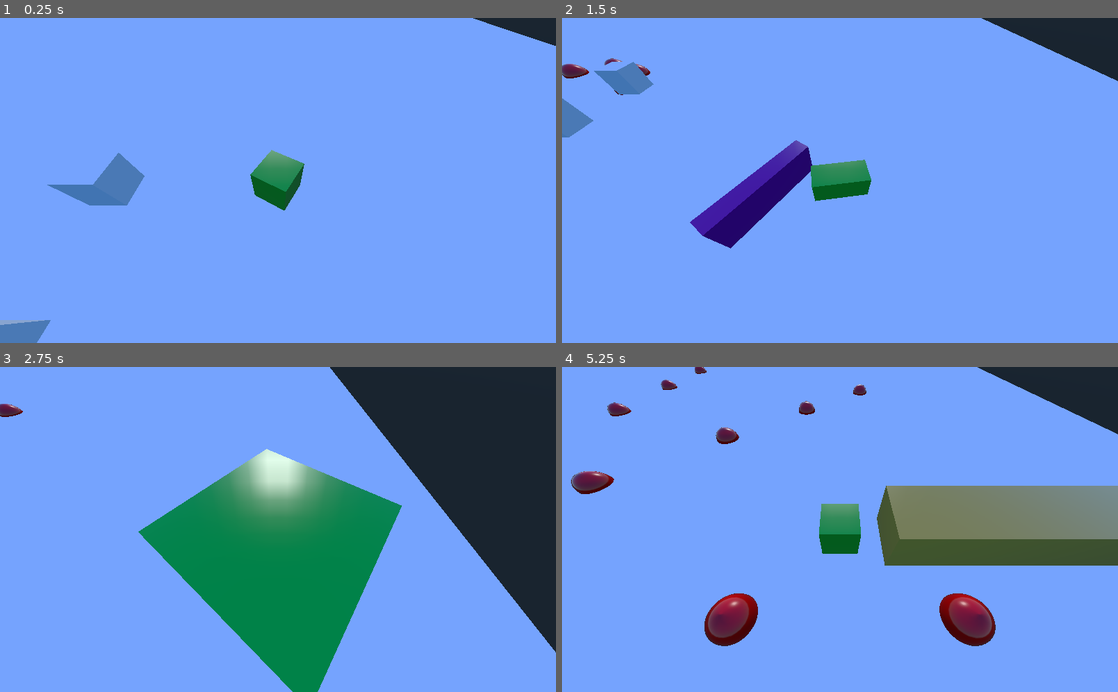
Above: before the commit, frames 1-4 (two rows, left to right).
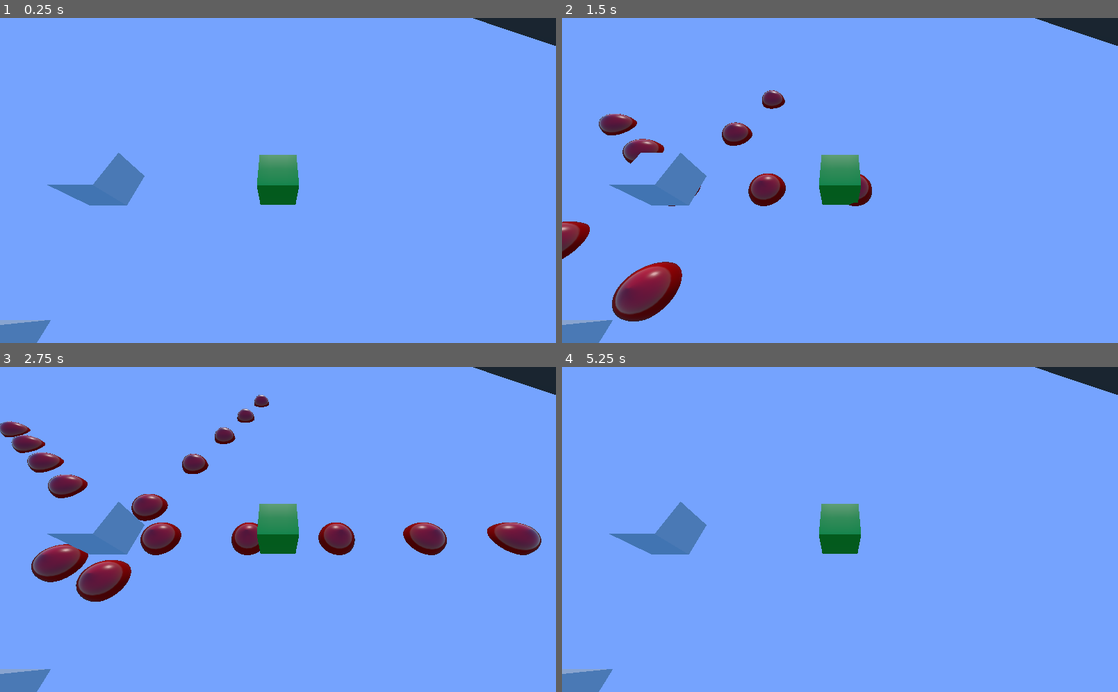
Above: after the commit, the same moments.

Repository: Siponen/HackSlashRPG
Game: Godot game, scene res://main.tscn
The game is run twice, just before and just after one commit, with the same random seed, the same clock (stepped at 60 frames per second) and the same inputs.
Inputs (mouse positions are in pixels of both pictures, inside the frame that each line leads up to):
- Up to frame 1 (0.25 s): no input
- Up to frame 2 (1.5 s): tap Enter at 0.5 s; move the mouse to (962, 164) at 0.52 s; press the mouse at (962, 164) at 0.53 s; hold D (move_right) 0.53-1.28 s; tap Space (dodge) at 0.8, 1.35 s; move the mouse to (728, 196) at 1.27 s; release the mouse at (728, 196) at 1.28 s; hold S (move_down) from 1.28 s (still down)
- Up to frame 3 (2.75 s): right-click (166, 545) at 1.55 s; move the mouse to (333, 458) at 2.02 s; release S (move_down) at 2.03 s; hold D (move_right) from 2.03 s (still down); right-click (333, 458) at 2.1 s; tap O (play_anim) at 2.3 s
- Up to frame 4 (5.25 s): move the mouse to (812, 594) at 2.77 s; release D (move_right) at 2.78 s; hold W (move_up) 2.78-3.53 s; tap O (play_anim) at 2.85 s; click (812, 594) at 3.05 s; move the mouse to (1006, 578) at 3.52 s; press the mouse at (1006, 578) at 3.53 s; hold A (move_left) 3.53-5.03 s; tap Space (dodge) at 3.8, 4.35 s; move the mouse to (673, 480) at 4.27 s; release the mouse at (673, 480) at 4.28 s; right-click (673, 480) at 4.55 s; move the mouse to (867, 529) at 5.02 s; hold S (move_down) from 5.03 s (still down); right-click (867, 529) at 5.1 s

The runs differ from the first frame. In frame 1, 0.4% of the frame differs, in the area x 45-55%, y 40-60%; in frame 2, 12%; in frame 3, 42%, in the area x 0-100%, y 0-100%; in frame 4, 18%.
Error after the commit: Parse Error: Too few arguments for "set_collision_layer_bit()" call. Expected at least 2. (res://Player.gd:49)

Commit message:
Add attack cancelling, interuppting any attack into a roll/dodge/counter/block

Diff:
--- a/Ability.gd
+++ /dev/null
@@ -1,23 +0,0 @@
-extends Spatial
-
-var attackName
-var animPlayer
-var cooldown = 0
-var timer = 0
-var onCooldown = false
-
-func _init(_attackName, _cooldownTime):
-	attackName = _attackName
-	cooldown = _cooldownTime
-
-func _process(delta):
-	if onCooldown:
-		timer += delta
-		if timer >= cooldown:
-			onCooldown = false
-			timer = 0
-
-func setOnCooldown():
-	timer = 0
-	onCooldown = true
-	pass
--- a/Boss.gd
+++ b/Boss.gd
@@ -24,9 +24,6 @@
 var nextAction
 var currentAction
 
-#Bullets
-var Bullet = preload("res://assets/prefabs/Bullet.tscn")
-
 signal on_hit
 signal on_stun
 signal on_death
@@ -37,48 +34,13 @@
 var timer = 0
 
 func _ready():
-	connect("is_damaged",self,"isDamaged")
+	#connect("is_damaged",self,"isDamaged")
 	connect("on_hit", self, "onHit")
 	connect("on_stun", self, "onStun")
 	connect("on_death", self, "onDeath")
 	pass
 
 func _process(delta):
-	#Threat
-	#Decide upon nextAction
-	timer += delta
-	if timer > cooldown:
-		shoot()
-		timer = 0
-
-func shoot():
-	var direction = Vector3(1,0,0)
-
-	var aBullet = Bullet.instance()
-	aBullet.init(10,direction)
-	$Bullets.add_child(aBullet)
-
-	aBullet = Bullet.instance()
-	direction = direction.rotated(Vector3(0,1,0), 0.25*PI)
-	aBullet.init(10,direction)
-	$Bullets.add_child(aBullet)
-
-	aBullet = Bullet.instance()
-	direction = direction.rotated(Vector3(0,1,0), 0.25*PI)
-	aBullet.init(10,direction)
-	$Bullets.add_child(aBullet)
-
-	aBullet = Bullet.instance()
-	direction = direction.rotated(Vector3(0,1,0), 0.25*PI)
-	aBullet.init(10,direction)
-	$Bullets.add_child(aBullet)
-
-	aBullet = Bullet.instance()
-	direction = direction.rotated(Vector3(0,1,0), 0.25*PI)
-	aBullet.init(10,direction)
-	$Bullets.add_child(aBullet)
-
-	print("Boss Shoots!")
 	pass
 
 func onHit():
--- a/Bullet.gd
+++ b/Bullet.gd
@@ -6,7 +6,7 @@
 var timer = 0
 var speed = 10
 
-func init(damage, dir):
+func init(damage, dir, speed = 10):
 	damageOnHit = damage
 	direction = dir
 
--- a/Player.gd
+++ b/Player.gd
@@ -14,7 +14,11 @@
 #PlayerStates
 var isPlayerInFixedMovement = false
 var readyToAttack = true
-var playerNewPosition = Vector3()
+
+#Dodge state data
+var dodgeStartPosition = Vector3()
+var dodgeEndPosition = Vector3()
+
 var playerMovementTime = 0.4
 var playerCurrentMovementTime = 0
 
@@ -23,10 +27,9 @@
 
 #Debuffs
 var isSilenced = false
-var isAttacking = false
 
 #Ability data
-var Ability = preload("res://Ability.gd")
+var Ability = preload("res://assets/scripts/Ability.gd")
 var abilities = []
 var ultimates = []
 
@@ -41,6 +44,9 @@
 	animTreePlayer = $AnimationTreePlayer
 	centerPosition = viewport.size*0.5
 	pass
+
+func startDash(): #Dash
+	self.set_collision_layer_bit(0)
 
 ############
 # Update
@@ -57,23 +63,27 @@
 	#Evasive input, can always be transitioned into from other attacks
 	if isSilenced == false:
 		if Input.is_action_just_pressed("dodge"):
+			if $AttackGroup.isAttacking: #Cancel any ongoing attacks and move into dodge
+				$AttackGroup.currentAttack.cancel()
+
 			var playerPosition = global_transform.origin
-			var playerForward = global_transform.basis.z # TODO basis.z is somehow right-direction vector, while it should be forward. Related to rotation of player's kinematic body
+			var playerForward = global_transform.basis.x # TODO basis.z is somehow right-direction vector, while it should be forward. Related to rotation offset player's kinematic body
 			playerForward.y = 0
-			playerNewPosition = playerPosition + playerForward * 30;
+			dodgeStartPosition = playerPosition
+			dodgeEndPosition = playerPosition + playerForward * 30
 			isPlayerInFixedMovement = true
 			playerCurrentMovementTime = 0
 			$AnimationPlayer.play("Dodge")
 
 	#Ability input
-	if isSilenced == false and readyToAttack:
+	if isSilenced == false and $AttackGroup.isAttacking == false:
 		if Input.is_action_pressed("attack"):
-			if $Abilities/basic_attack.onCooldown == false:
-				$Abilities/basic_attack.attack()
+			if $AttackGroup/basic_attack.onCooldown == false:
+				$AttackGroup/basic_attack.attack()
 
 		if Input.is_action_just_pressed("heavy_attack"):
-			if $Abilities/heavy_attack.onCooldown == false:
-				$Abilities/heavy_attack.attack()
+			if $AttackGroup/heavy_attack.onCooldown == false:
+				$AttackGroup/heavy_attack.attack()
 	pass
 
 func testPausingAnimations():
@@ -132,12 +142,12 @@
 func physicsFixedMovePlayer(delta):
 	var playerPosition = global_transform.origin
 	var percentProgress = playerCurrentMovementTime / playerMovementTime
-	var nextPositionX = lerp(playerPosition.x, playerNewPosition.x, percentProgress)
-	var nextPositionZ = lerp(playerPosition.z, playerNewPosition.z, percentProgress)
+	var midPositionX = lerp(dodgeStartPosition.x, dodgeEndPosition.x, percentProgress)
+	var midPositionZ = lerp(dodgeStartPosition.z, dodgeEndPosition.z, percentProgress)
 
 	var velocity = Vector3()
-	velocity.x = nextPositionX - playerPosition.x
-	velocity.z = nextPositionZ - playerPosition.z
+	velocity.x = midPositionX - playerPosition.x
+	velocity.z = midPositionZ - playerPosition.z
 
 	if playerCurrentMovementTime > playerMovementTime:
 		isPlayerInFixedMovement = false
--- a/assets/attacks/beam/ability_beam.gd
+++ b/assets/attacks/beam/ability_beam.gd
@@ -1,15 +1,7 @@
-extends "res://Ability.gd"
+extends "res://assets/scripts/Ability.gd"
 
-func _init().("Laser Beam", 1):
+func _init().("Laser Beam", 1, 3):
 	pass
-
-func _ready():
-	pass
-
-func attack():
-	if onCooldown == false:
-		self.setOnCooldown()
-		$AnimationPlayer.play("attack")
 
 func onCharge():
 	$ChargeUp.play()
--- a/assets/attacks/beam/ability_beam.tscn
+++ b/assets/attacks/beam/ability_beam.tscn
@@ -163,7 +163,7 @@
 } ]
 }
 
-[node name="ability_beam" type="Spatial" index="0"]
+[node name="ability_beam" type="Spatial"]
 
 script = ExtResource( 1 )
 _sections_unfolded = [ "Transform" ]
--- /dev/null
+++ b/assets/attacks/doom_barrage/DoomBarrage.gd
@@ -0,0 +1,12 @@
+extends "res://assets/scripts/Ability.gd"
+
+var Emitter = preload("res://assets/prefabs/bullets/BarrageBulletEmitter.tscn")
+
+func _init().("Doom Barrage", 2, 60):
+	pass
+
+func attack(targetPosition):
+	if self.onCooldown == false:
+		var emitterInst = Emitter.instance()
+		emitterInst.init(targetPosition)
+		add_child(emitterInst)
--- /dev/null
+++ b/assets/attacks/doom_barrage/doom_barrage.tscn
@@ -0,0 +1,16 @@
+[gd_scene load_steps=2 format=2]
+
+[ext_resource path="res://assets/attacks/doom_barrage/DoomBarrage.gd" type="Script" id=1]
+
+[node name="doom_barrage" type="Spatial"]
+
+script = ExtResource( 1 )
+
+[node name="AnimationPlayer" type="AnimationPlayer" parent="." index="0"]
+
+root_node = NodePath("..")
+autoplay = ""
+playback_process_mode = 1
+playback_default_blend_time = 0.0
+playback_speed = 1.0
+blend_times = [  ]
--- a/assets/attacks/wind_slash/ability_wind_slash_.gd
+++ b/assets/attacks/wind_slash/ability_wind_slash_.gd
@@ -1,10 +1,6 @@
-extends "res://Ability.gd"
+extends "res://assets/scripts/Ability.gd"
+
 var damage = [30,40,50]
 
-func _init().("Wind Slash", 1):
+func _init().("Wind Slash", 1,1):
 	pass
-
-func attack():
-	self.setOnCooldown()
-	$AnimationPlayer.play("attack")
-	pass
--- a/assets/enemies/Boss.tscn
+++ b/assets/enemies/Boss.tscn
@@ -1,9 +1,10 @@
-[gd_scene load_steps=10 format=2]
+[gd_scene load_steps=11 format=2]
 
 [ext_resource path="res://Boss.gd" type="Script" id=1]
 [ext_resource path="res://Health.gd" type="Script" id=2]
-[ext_resource path="res://assets/scripts/ThreatTrigger.gd" type="Script" id=3]
-[ext_resource path="res://assets/sound/sfx_exp_medium4.wav" type="AudioStream" id=4]
+[ext_resource path="res://assets/attacks/doom_barrage/doom_barrage.tscn" type="PackedScene" id=3]
+[ext_resource path="res://assets/scripts/ThreatTrigger.gd" type="Script" id=4]
+[ext_resource path="res://assets/sound/sfx_exp_medium4.wav" type="AudioStream" id=5]
 
 [sub_resource type="BoxShape" id=1]
 
@@ -88,7 +89,9 @@
 
 script = ExtResource( 2 )
 
-[node name="Bullets" type="Node" parent="." index="1"]
+[node name="Abilities" type="Node" parent="." index="1"]
+
+[node name="doom_barrage" parent="Abilities" index="0" instance=ExtResource( 3 )]
 
 [node name="CollisionShape" type="CollisionShape" parent="." index="2"]
 
@@ -97,7 +100,6 @@
 
 [node name="ThreatTrigger" type="Area" parent="." index="3"]
 
-editor/display_folded = true
 input_ray_pickable = false
 input_capture_on_drag = false
 space_override = 0
--- /dev/null
+++ b/assets/prefabs/Player/AttackGroup.gd
@@ -0,0 +1,34 @@
+extends Spatial
+
+var isAttacking = false
+var currentAttack = null
+
+var attackSet = {}
+
+signal attack_started
+signal attack_finished
+signal attack_cancelled
+signal attack_disrupted
+
+func _ready():
+	connect("attack_started",self, "attackStarted")
+	connect("attack_cancelled",self,"attackCancelled")
+	connect("attack_finished", self, "attackFinished")
+	pass
+
+func attackStarted(node):
+	isAttacking = true
+	currentAttack = node
+	print("Player starts ", node.attackName)
+	pass
+
+func attackFinished(node):
+	isAttacking = false
+	currentAttack = null
+	print("Player attack ", node.attackName ," has finished")
+
+func attackCancelled(node):
+	isAttacking = false
+	currentAttack = null
+	print("Player cancelled ", node.attackName)
+	pass
--- a/assets/prefabs/Player/Player.tscn
+++ b/assets/prefabs/Player/Player.tscn
@@ -1,9 +1,10 @@
-[gd_scene load_steps=13 format=2]
+[gd_scene load_steps=14 format=2]
 
 [ext_resource path="res://Player.gd" type="Script" id=1]
 [ext_resource path="res://Camera.gd" type="Script" id=2]
-[ext_resource path="res://assets/attacks/wind_slash/ability_wind_slash_.tscn" type="PackedScene" id=3]
-[ext_resource path="res://assets/attacks/beam/ability_beam.tscn" type="PackedScene" id=4]
+[ext_resource path="res://assets/prefabs/Player/AttackGroup.gd" type="Script" id=3]
+[ext_resource path="res://assets/attacks/wind_slash/ability_wind_slash_.tscn" type="PackedScene" id=4]
+[ext_resource path="res://assets/attacks/beam/ability_beam.tscn" type="PackedScene" id=5]
 
 [sub_resource type="CapsuleShape" id=1]
 
@@ -216,17 +217,18 @@
 material/0 = null
 _sections_unfolded = [ "Geometry", "Transform" ]
 
-[node name="Abilities" type="Spatial" parent="." index="3"]
+[node name="AttackGroup" type="Spatial" parent="." index="3"]
 
 transform = Transform( 1, 0, 0, 0, 1, 0, 0, 0, 1, 2.46043, 0, 0 )
+script = ExtResource( 3 )
 _sections_unfolded = [ "Transform", "Visibility" ]
 
-[node name="basic_attack" parent="Abilities" index="0" instance=ExtResource( 3 )]
+[node name="basic_attack" parent="AttackGroup" index="0" instance=ExtResource( 4 )]
 
 transform = Transform( -4.37114e-08, 0, -1, 0, 1, 0, 1, 0, -4.37114e-08, 0, 0, 0 )
 _sections_unfolded = [ "Transform", "Visibility" ]
 
-[node name="heavy_attack" parent="Abilities" index="1" instance=ExtResource( 4 )]
+[node name="heavy_attack" parent="AttackGroup" index="1" instance=ExtResource( 5 )]
 
 transform = Transform( -4.37114e-08, 0, 1, 0, 1, 0, -1, 0, -4.37114e-08, 0, 0, 0 )
 
--- /dev/null
+++ b/assets/prefabs/bullets/BarrageBulletEmitter.gd
@@ -0,0 +1,37 @@
+extends Spatial
+
+var Bullet = preload("res://assets/prefabs/bullets/Bullet.tscn")
+var upDirection = Vector3(0,1,0)
+
+var numProjectiles = 5
+var rotationPerStep = 2*PI / numProjectiles
+
+var numShots = 10
+var shootTime = 0.5
+var timer = 0
+var countShots = 0
+
+func _ready():
+	pass
+
+func init(targetPosition):
+	global_transform.origin = targetPosition
+	pass
+
+func _process(delta):
+	timer += delta
+	if timer > shootTime:
+		shoot()
+		timer -= shootTime
+		countShots += 1
+		if countShots >= numShots:
+			queue_free()
+	pass
+
+func shoot():
+	var direction = Vector3(1,0,0)
+	for i in range(numProjectiles):
+		var aBullet = Bullet.instance()
+		aBullet.init(10,direction,30)
+		$MeshInstance.add_child(aBullet)
+		direction = direction.rotated(upDirection,rotationPerStep)
--- /dev/null
+++ b/assets/prefabs/bullets/BarrageBulletEmitter.tscn
@@ -0,0 +1,21 @@
+[gd_scene load_steps=2 format=2]
+
+[ext_resource path="res://assets/prefabs/bullets/BarrageBulletEmitter.gd" type="Script" id=1]
+
+[node name="BarrageEmitter" type="Spatial" index="0"]
+
+script = ExtResource( 1 )
+
+[node name="MeshInstance" type="MeshInstance" parent="." index="0"]
+
+layers = 1
+material_override = null
+cast_shadow = 1
+extra_cull_margin = 0.0
+use_in_baked_light = false
+lod_min_distance = 0.0
+lod_min_hysteresis = 0.0
+lod_max_distance = 0.0
+lod_max_hysteresis = 0.0
+mesh = null
+skeleton = NodePath("..")
--- a/assets/prefabs/Bullet.tscn
+++ b/assets/prefabs/bullets/Bullet.tscn
@@ -66,9 +66,8 @@
 distance_fade_enable = false
 _sections_unfolded = [ "Albedo" ]
 
-[node name="Bullet" type="Area"]
+[node name="Bullet" type="Area" index="0"]
 
-transform = Transform( 1, 0, 0, 0, 1, 0, 0, 0, 1, -5.81504, 0, 0 )
 input_ray_pickable = true
 input_capture_on_drag = false
 space_override = 0
@@ -90,6 +89,7 @@
 reverb_bus_amount = 0.0
 reverb_bus_uniformity = 0.0
 script = ExtResource( 1 )
+_sections_unfolded = [ "Transform" ]
 
 [node name="CollisionShape" type="CollisionShape" parent="." index="0"]
 
--- /dev/null
+++ b/assets/prefabs/bullets/EnergyBall.tscn
@@ -0,0 +1,113 @@
+[gd_scene load_steps=5 format=2]
+
+[ext_resource path="res://Bullet.gd" type="Script" id=1]
+
+[sub_resource type="SphereShape" id=1]
+
+radius = 1.0
+
+[sub_resource type="SphereMesh" id=2]
+
+radius = 1.0
+height = 2.0
+radial_segments = 64
+rings = 32
+is_hemisphere = false
+
+[sub_resource type="SpatialMaterial" id=3]
+
+render_priority = 0
+flags_transparent = false
+flags_unshaded = false
+flags_vertex_lighting = false
+flags_no_depth_test = false
+flags_use_point_size = false
+flags_world_triplanar = false
+flags_fixed_size = false
+flags_albedo_tex_force_srgb = false
+vertex_color_use_as_albedo = false
+vertex_color_is_srgb = false
+params_diffuse_mode = 0
+params_specular_mode = 0
+params_blend_mode = 0
+params_cull_mode = 0
+params_depth_draw_mode = 0
+params_line_width = 1.0
+params_point_size = 1.0
+params_billboard_mode = 0
+params_grow = false
+params_use_alpha_scissor = false
+albedo_color = Color( 1, 0, 0, 1 )
+metallic = 0.0
+metallic_specular = 0.5
+metallic_texture_channel = 0
+roughness = 0.0
+roughness_texture_channel = 0
+emission_enabled = false
+normal_enabled = false
+rim_enabled = false
+clearcoat_enabled = false
+anisotropy_enabled = false
+ao_enabled = false
+depth_enabled = false
+subsurf_scatter_enabled = false
+transmission_enabled = false
+refraction_enabled = false
+detail_enabled = false
+uv1_scale = Vector3( 1, 1, 1 )
+uv1_offset = Vector3( 0, 0, 0 )
+uv1_triplanar = false
+uv1_triplanar_sharpness = 1.0
+uv2_scale = Vector3( 1, 1, 1 )
+uv2_offset = Vector3( 0, 0, 0 )
+uv2_triplanar = false
+uv2_triplanar_sharpness = 1.0
+proximity_fade_enable = false
+distance_fade_enable = false
+_sections_unfolded = [ "Albedo" ]
+
+[node name="Bullet" type="Area" index="0"]
+
+transform = Transform( 1, 0, 0, 0, 1, 0, 0, 0, 1, -5.81504, 0, 0 )
+input_ray_pickable = true
+input_capture_on_drag = false
+space_override = 0
+gravity_point = false
+gravity_distance_scale = 0.0
+gravity_vec = Vector3( 0, -1, 0 )
+gravity = 9.8
+linear_damp = 0.1
+angular_damp = 1.0
+priority = 0.0
+monitoring = true
+monitorable = true
+collision_layer = 1
+collision_mask = 1
+audio_bus_override = false
+audio_bus_name = "Master"
+reverb_bus_enable = false
+reverb_bus_name = "Master"
+reverb_bus_amount = 0.0
+reverb_bus_uniformity = 0.0
+script = ExtResource( 1 )
+
+[node name="CollisionShape" type="CollisionShape" parent="." index="0"]
+
+shape = SubResource( 1 )
+disabled = false
+
+[node name="MeshInstance" type="MeshInstance" parent="." index="1"]
+
+layers = 1
+material_override = null
+cast_shadow = 1
+extra_cull_margin = 0.0
+use_in_baked_light = false
+lod_min_distance = 0.0
+lod_min_hysteresis = 0.0
+lod_max_distance = 0.0
+lod_max_hysteresis = 0.0
+mesh = SubResource( 2 )
+skeleton = NodePath("..")
+material/0 = SubResource( 3 )
+_sections_unfolded = [ "material" ]
--- /dev/null
+++ b/assets/scripts/Ability.gd
@@ -0,0 +1,95 @@
+extends Spatial
+
+var parent
+var animPlayer
+var attackName
+
+#Attack timer
+var atkTimer = 0
+var currentAttackTime = 0 #Until you can input another attack, unless it's a dodge
+var normalAttackTime
+var isAttacking = false
+
+#Cooldown
+var cdTimer = 0
+var currentCooldownTime = 0
+var normalCooldownTime
+var onCooldown = false
+
+func _ready():
+	parent = get_parent()
+	animPlayer = get_node("AnimationPlayer")
+
+func _init(_attackName, _attackTime, _cooldownTime):
+	attackName = _attackName
+	normalAttackTime = _attackTime
+	normalCooldownTime = _cooldownTime
+
+func _process(delta):
+	if onCooldown:
+		cdTimer += delta
+		if cdTimer >= currentCooldownTime:
+			cooldownFinished()
+
+	if isAttacking:
+		atkTimer += delta
+		if atkTimer >= currentAttackTime:
+			attackFinished()
+
+func attack():
+	if onCooldown == false:
+		startAttack(normalAttackTime)
+		startCooldown(normalCooldownTime)
+		animPlayer.play("attack")
+		show()
+		parent.emit_signal("attack_started", self)
+
+func cancel():
+	stopAttack()
+	stopCooldown()
+	stopAnimation()
+	hide()
+	parent.emit_signal("attack_cancelled", self)
+	pass
+
+func disrupt(cooldownValue):
+	stopAttack()
+	startCooldown(cooldownValue)
+	parent.emit_signal("attack_disrupted", self)
+	pass
+
+func startAttack(attackTime):
+	atkTimer = 0
+	currentAttackTime = attackTime
+	isAttacking = true
+
+func stopAttack():
+	atkTimer = 0
+	currentAttackTime = normalAttackTime
+	isAttacking = false
+
+func attackFinished():
+	isAttacking = false
+	atkTimer = 0
+	parent.emit_signal("attack_finished", self)
+	pass
+
+func startCooldown(cooldownTime):
+	cdTimer = 0
+	currentCooldownTime = cooldownTime
+	onCooldown = true
+	pass
+
+func stopCooldown():
+	cdTimer = 0
+	currentCooldownTime = normalCooldownTime
+	onCooldown = false
+
+func cooldownFinished():
+	onCooldown = false
+	cdTimer = 0
+
+func stopAnimation():
+	animPlayer.stop()
+	animPlayer.seek(0,true) #Resets the animation player to position 0. stop(true) doesnt do this
+	pass
--- a/assets/scripts/ThreatTrigger.gd
+++ b/assets/scripts/ThreatTrigger.gd
@@ -5,5 +5,4 @@
 	pass
 
 func bodyEntered(body):
-	print("")
 	pass
--- a/main.tscn
+++ b/main.tscn
@@ -1,8 +1,9 @@
-[gd_scene load_steps=8 format=2]
+[gd_scene load_steps=9 format=2]
 
 [ext_resource path="res://assets/prefabs/Player/Player.tscn" type="PackedScene" id=1]
-[ext_resource path="res://Floor.gd" type="Script" id=2]
-[ext_resource path="res://assets/enemies/Boss.tscn" type="PackedScene" id=3]
+[ext_resource path="res://assets/prefabs/bullets/BarrageBulletEmitter.tscn" type="PackedScene" id=2]
+[ext_resource path="res://Floor.gd" type="Script" id=3]
+[ext_resource path="res://assets/enemies/Boss.tscn" type="PackedScene" id=4]
 
 [sub_resource type="PlaneShape" id=1]
 
@@ -35,8 +36,11 @@
 
 [node name="World" type="Node" parent="." index="1"]
 
-[node name="Floor" type="StaticBody" parent="World" index="0"]
+[node name="BarrageEmitter" parent="World" index="0" instance=ExtResource( 2 )]
 
+[node name="Floor" type="StaticBody" parent="World" index="1"]
+
+editor/display_folded = true
 input_ray_pickable = true
 input_capture_on_drag = false
 collision_layer = 1
@@ -70,7 +74,7 @@
 skeleton = NodePath("..")
 material/0 = null
 
-[node name="StaticBody" type="StaticBody" parent="World" index="1"]
+[node name="StaticBody" type="StaticBody" parent="World" index="2"]
 
 editor/display_folded = true
 transform = Transform( 1, 0, 0, 0, 1, 0, 0, 0, 1, 0, 1.06471, 0 )
@@ -104,6 +108,6 @@
 skeleton = NodePath("..")
 material/0 = null
 
-[node name="DemoBoss" parent="World" index="2" instance=ExtResource( 3 )]
+[node name="DemoBoss" parent="World" index="3" instance=ExtResource( 4 )]
 
 [node name="OtherPlayers" type="Node" parent="." index="2"]
Not shown: 2 places in assets/enemies/Boss.tscn that only renumber resources
Not shown: 1 places in main.tscn that only renumber resources
